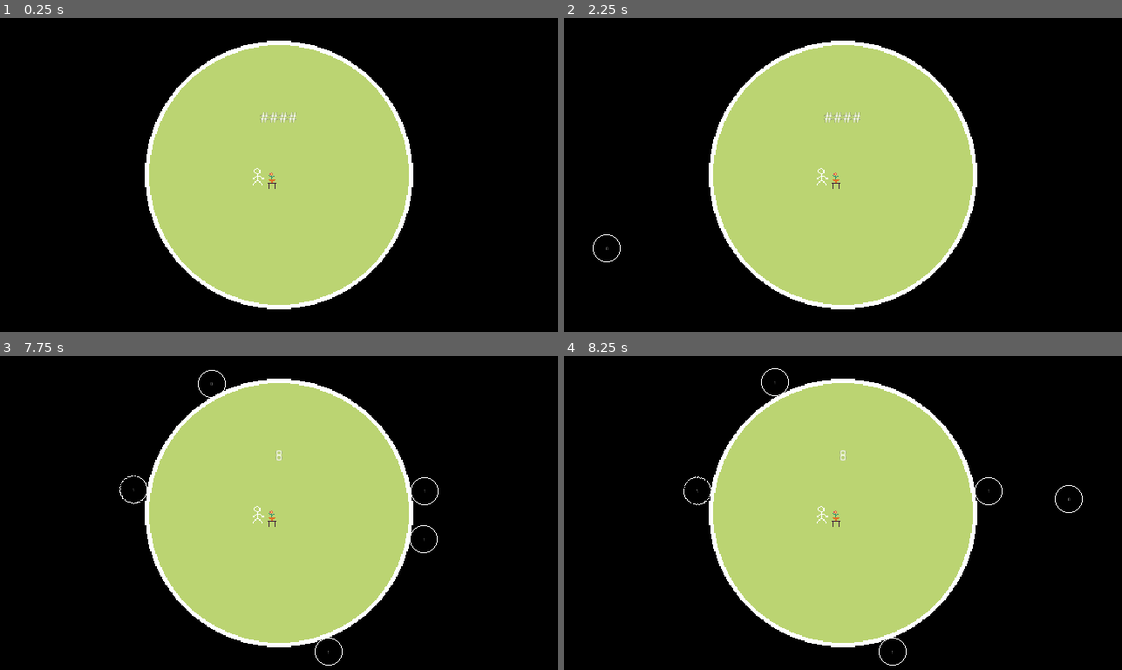
Above: before the commit, frames 1-4 (two rows, left to right).
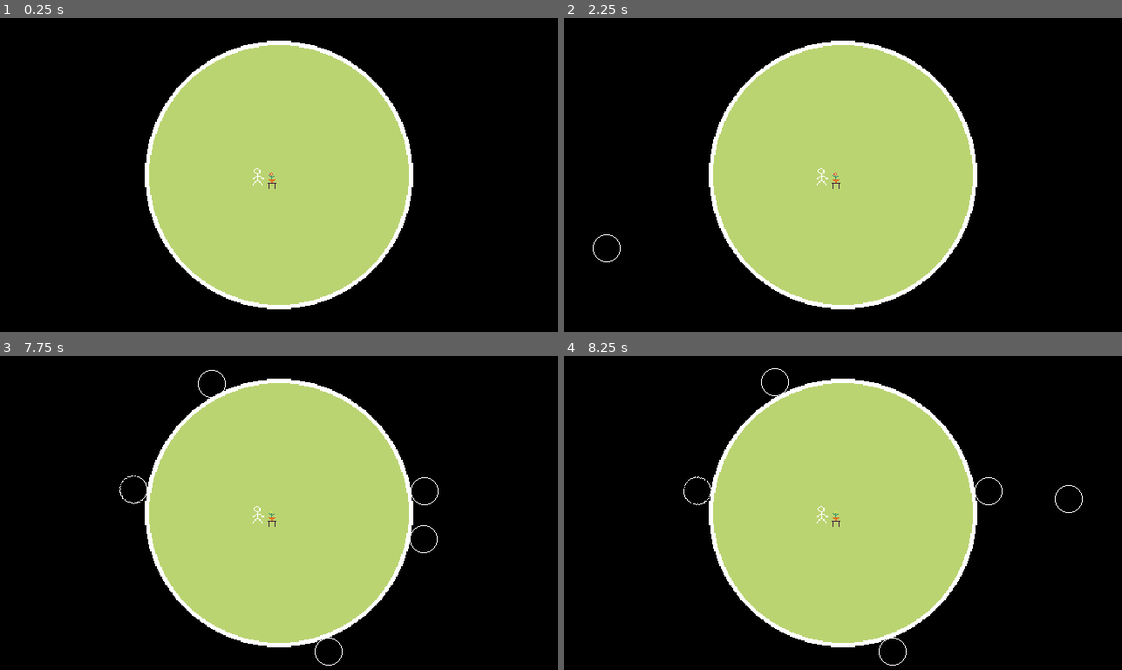
Above: after the commit, the same moments.

Repository: elektito/crushed
Game: Godot game, scene res://Game.tscn
The game is run twice, just before and just after one commit, with the same random seed, the same clock (stepped at 60 frames per second) and the same inputs.
Inputs (mouse positions are in pixels of both pictures, inside the frame that each line leads up to):
- Up to frame 1 (0.25 s): no input
- Up to frame 2 (2.25 s): tap Enter at 0.5 s; drag from (826, 178) to (898, 105) at 0.52 s; tap R (restart, bound only after the commit) at 1.25, 2 s; drag from (731, 190) to (815, 237) at 1.27 s; move the mouse to (898, 105) at 2.02 s; click (898, 105) at 2.17 s
- Up to frame 3 (7.75 s): drag from (139, 556) to (111, 465) at 2.77 s; tap R (restart, bound only after the commit) at 3.5, 4.25, 5, 5.65 s; drag from (133, 513) to (306, 513) at 3.52 s; drag from (262, 365) to (262, 516) at 4.27 s; move the mouse to (256, 660) at 5.02 s; click (256, 660) at 5.17 s; drag from (323, 654) to (167, 528) at 5.77 s; drag from (145, 569) to (262, 516) at 6.52 s; drag from (172, 412) to (262, 516) at 7.27 s
- Up to frame 4 (8.25 s): move the mouse to (988, 538) at 8.02 s; click (988, 538) at 8.17 s

The runs differ from the first frame. In frame 1, 0.1% of the frame differs, in the area x 46-54%, y 30-34%; in frame 2, 0.1%, in the area x 7-54%, y 30-74%; in frame 3, less than 0.1%; in frame 4, less than 0.1%.

Commit message:
Add lose conditions and more

Diff:
--- a/CircleCrusher.gd
+++ b/CircleCrusher.gd
@@ -8,7 +8,8 @@
 
 func _input_event(viewport, event, shape_idx):
 	if event is InputEventMouseButton and event.is_pressed():
-		queue_free()
+		if not get_parent().watering:
+			queue_free()
 
 
 func _physics_process(delta):
--- a/CircleCrusher.tscn
+++ b/CircleCrusher.tscn
@@ -9,7 +9,6 @@
 [node name="CircleCrusher" type="RigidBody2D"]
 input_pickable = true
 contacts_reported = 6
-contact_monitor = true
 script = ExtResource( 2 )
 
 [node name="sprite" type="Sprite" parent="."]
@@ -20,6 +19,7 @@
 shape = SubResource( 2 )
 
 [node name="Label" type="Label" parent="."]
+visible = false
 margin_left = -7.0
 margin_top = -1.0
 margin_right = 63.0
--- a/Game.gd
+++ b/Game.gd
@@ -5,6 +5,7 @@
 var scrh : int = ProjectSettings.get("display/window/size/height")
 
 var dragging := false
+var watering := false
 
 func _input(event):
 	if Input.is_action_just_pressed("exit"):
@@ -27,6 +28,9 @@
 
 func _on_spawn_timer_timeout():
 	if len($ring.all_crushers) >= 500:
+		get_tree().paused = true
+		$crushed_screen.visible = true
+		$crushed_screen.grab_focus()
 		return
 
 	var crusher = CircleCrusher.instance()
@@ -42,8 +46,10 @@
 		3:
 			pos = Vector2(rand_range(0, scrw), scrw + 100)
 	crusher.position = pos
+	crusher.z_index = -100
 	add_child(crusher)
 	$ring.all_crushers.append(crusher)
+	$ring.calculate_crushing_force()
 
 	crusher.connect("touched_ring", self, "_on_crusher_touched", [crusher])
 	crusher.connect("lost_touch", self, "_on_crusher_lost_touch", [crusher])
@@ -66,7 +72,32 @@
 	if event is InputEventMouseButton and event.button_index == BUTTON_LEFT and event.pressed:
 		$player.frame = 3
 		$watering_timer.start()
+		watering = true
 
 
 func _on_watering_timer_timeout():
+	if $plant.frame > 0:
+		$plant.frame -= 1
+
 	$player.frame = 0
+	watering = false
+
+	# restart plant life stage timer
+	$plant_timer.start()
+
+
+func _on_plant_timer_timeout():
+	var plant_last_frame := 6
+	$plant.frame += 1
+	if $plant.frame == plant_last_frame:
+		get_tree().paused = true
+		$dead_plant_screen.visible = true
+		$dead_plant_screen.grab_focus()
+
+
+func _on_end_screen_gui_input(event):
+	if Input.is_action_just_pressed("exit"):
+		get_tree().quit()
+	if Input.is_action_just_pressed("restart"):
+		get_tree().paused = false
+		get_tree().reload_current_scene()
--- a/Game.tscn
+++ b/Game.tscn
@@ -34,6 +34,7 @@
 position = Vector2( 156, 93 )
 scale = Vector2( 0.65, 0.65 )
 texture = ExtResource( 3 )
+hframes = 7
 
 [node name="spawn_timer" type="Timer" parent="."]
 wait_time = 0.5
@@ -41,7 +42,63 @@
 
 [node name="watering_timer" type="Timer" parent="."]
 wait_time = 1.5
+one_shot = true
+
+[node name="plant_timer" type="Timer" parent="."]
+wait_time = 5.0
+autostart = true
+
+[node name="dead_plant_screen" type="ColorRect" parent="."]
+pause_mode = 2
+visible = false
+margin_right = 320.0
+margin_bottom = 180.0
+rect_clip_content = true
+focus_mode = 2
+color = Color( 0, 0, 0, 0.823529 )
+__meta__ = {
+"_edit_use_anchors_": false
+}
+
+[node name="Label" type="Label" parent="dead_plant_screen"]
+margin_left = 57.0
+margin_top = 65.0
+margin_right = 258.0
+margin_bottom = 113.0
+text = "Your plant is dead.
+But that's life.
+Press [q] to exit or [r] to restart."
+__meta__ = {
+"_edit_use_anchors_": false
+}
+
+[node name="crushed_screen" type="ColorRect" parent="."]
+pause_mode = 2
+visible = false
+margin_right = 320.0
+margin_bottom = 180.0
+rect_clip_content = true
+focus_mode = 2
+color = Color( 0, 0, 0, 0.823529 )
+__meta__ = {
+"_edit_use_anchors_": false
+}
+
+[node name="Label" type="Label" parent="crushed_screen"]
+margin_left = 57.0
+margin_top = 65.0
+margin_right = 258.0
+margin_bottom = 113.0
+text = "You were crushed to death.
+But that's life.
+Press [q] to exit or [r] to restart."
+__meta__ = {
+"_edit_use_anchors_": false
+}
 
 [connection signal="input_event" from="player/area" to="." method="_on_player_area_input_event"]
 [connection signal="timeout" from="spawn_timer" to="." method="_on_spawn_timer_timeout"]
 [connection signal="timeout" from="watering_timer" to="." method="_on_watering_timer_timeout"]
+[connection signal="timeout" from="plant_timer" to="." method="_on_plant_timer_timeout"]
+[connection signal="gui_input" from="dead_plant_screen" to="." method="_on_end_screen_gui_input"]
+[connection signal="gui_input" from="crushed_screen" to="." method="_on_end_screen_gui_input"]
--- a/Ring.tscn
+++ b/Ring.tscn
@@ -29,6 +29,7 @@
 shape = SubResource( 2 )
 
 [node name="Label" type="Label" parent="."]
+visible = false
 margin_left = -32.0
 margin_top = -61.0
 margin_right = 33.0
--- a/project.godot
+++ b/project.godot
@@ -28,6 +28,11 @@
 "events": [ Object(InputEventKey,"resource_local_to_scene":false,"resource_name":"","device":0,"alt":false,"shift":false,"control":false,"meta":false,"command":false,"pressed":false,"scancode":81,"unicode":0,"echo":false,"script":null)
  ]
 }
+restart={
+"deadzone": 0.5,
+"events": [ Object(InputEventKey,"resource_local_to_scene":false,"resource_name":"","device":0,"alt":false,"shift":false,"control":false,"meta":false,"command":false,"pressed":false,"scancode":82,"unicode":0,"echo":false,"script":null)
+ ]
+}
 
 [physics]
 
Binary file added: assets/plant.aseprite
Binary file changed: assets/plant.png
